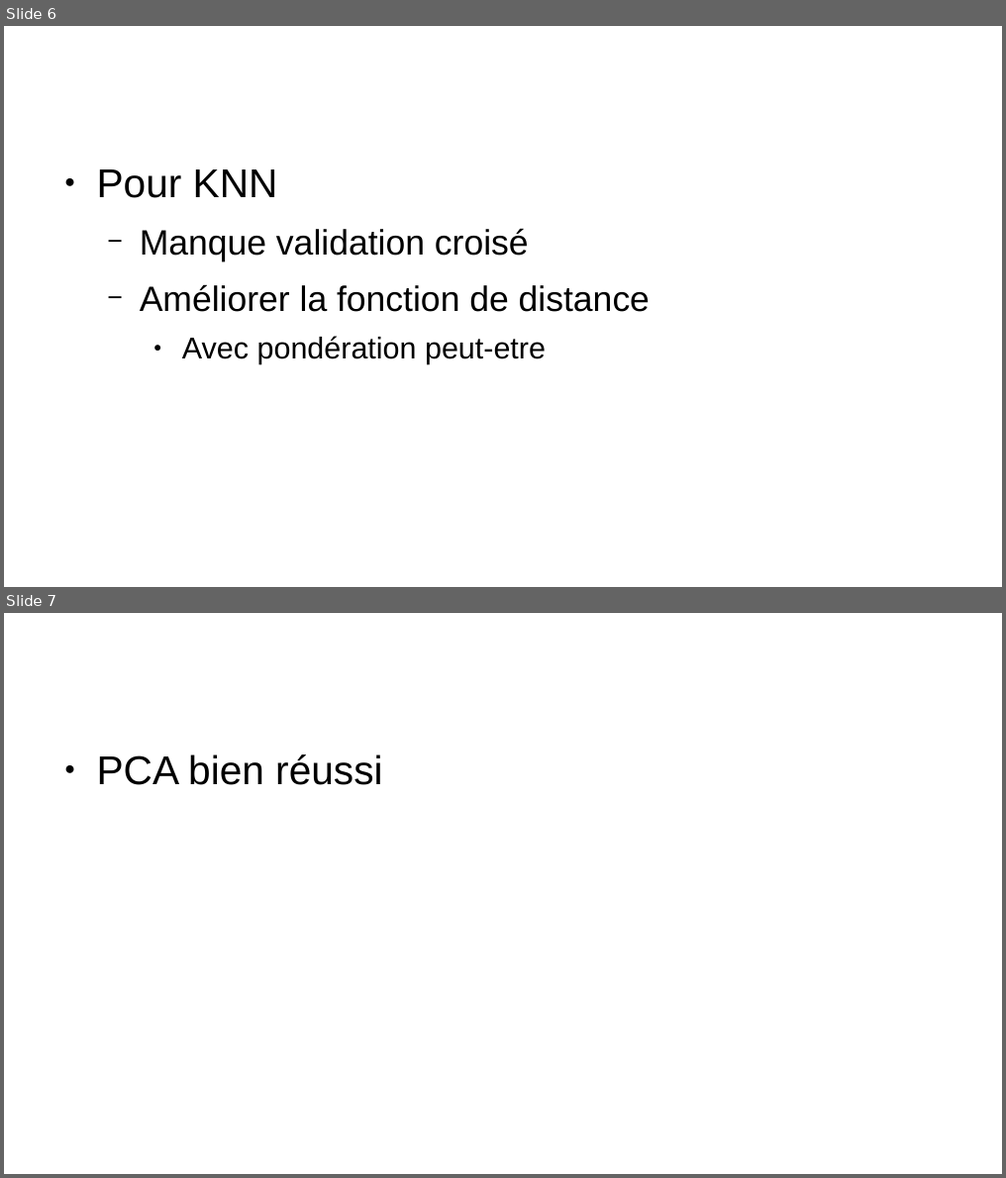
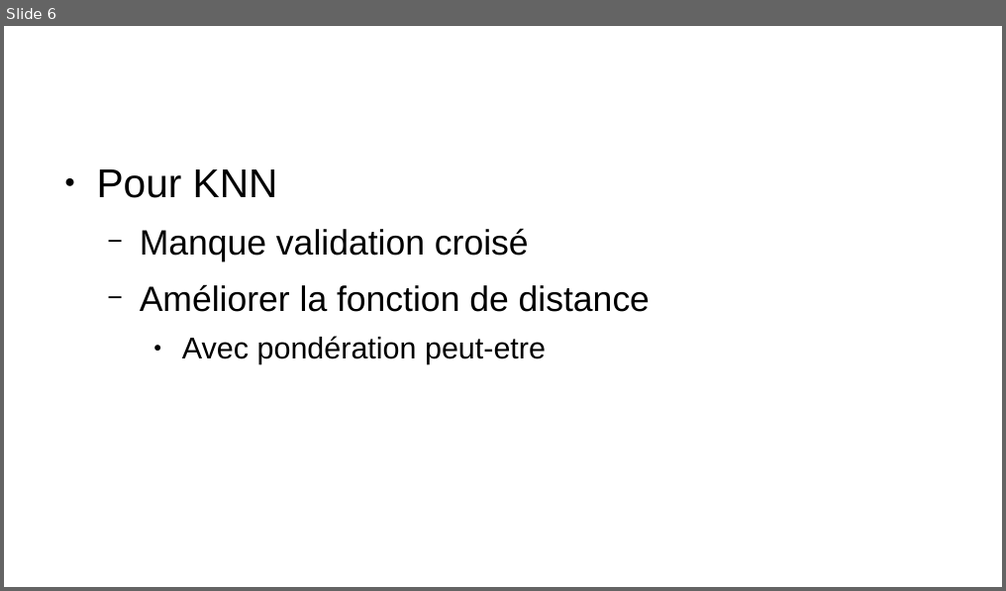
Before and after one commit to dev590t/projet-fouille, a slide deck: knn.odp. Shown one above the other, each under a label of ours: slides 6 and 7 before the commit, slide 6 after it. The pictures are 1006x1178 and 1006x591 pixels, drawn with LibreOffice and Linux fonts; fonts in the diff are those of the drawing. Boxes give left, top, right and bottom in pixels: in the first picture for what was removed or moved away, otherwise in the second. Text is boxed around its words. In the diff, an @@ line names an element or a change of style, - is before the commit and + after.

```diff
--- a/knn.odp
+++ b/knn.odp
@@ slide 7 removed at bbox=[4, 613, 1002, 1174], background #FFFFFF @@
@@ text removed at bbox=[97, 755, 382, 785] @@
-● PCA bien réussi
```
Also in this commit, not shown: 2 other files.
